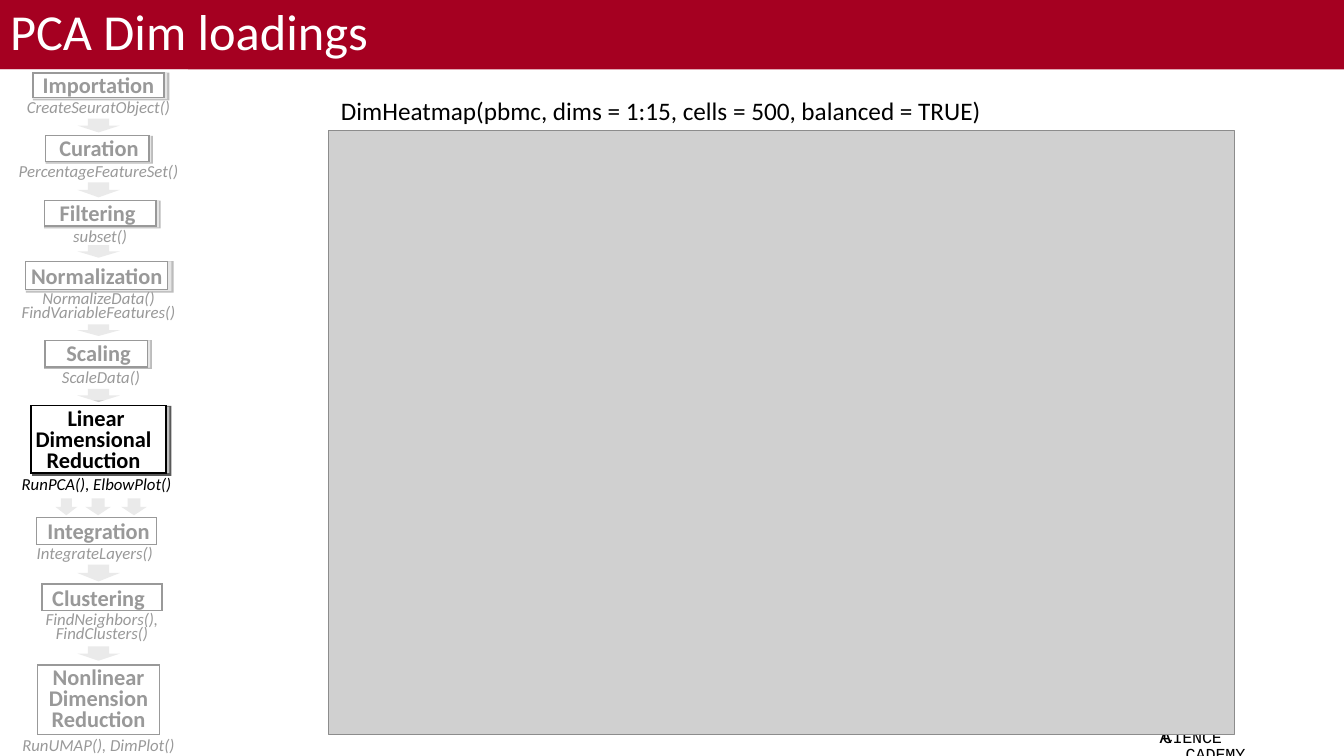
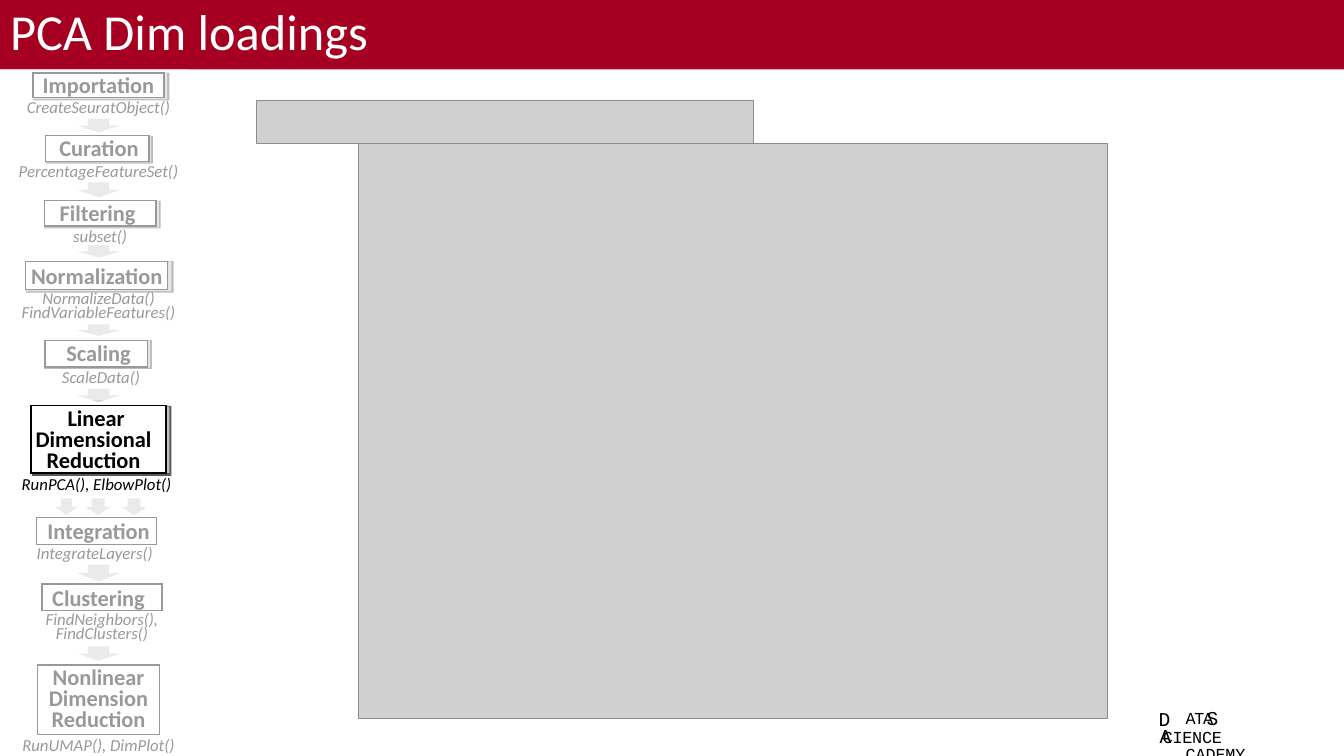
Before and after one commit to bacorli2/scrna_workshop, a slide deck: slide 14 of M5_Seurat_DGE_and_Exploratory/M5_Seurat_DGE_Exploratory.pptx. Drawn at 1344x756 pixels with LibreOffice and Linux fonts; fonts in the diff are those of the drawing; grey boxes stand for pictures; background and template pictures are left out. Boxes give left, top, right and bottom in pixels: in the first picture for what was removed or moved away, otherwise in the second. Text is boxed around its words. In the diff, an @@ line names an element or a change of style, - is before the commit and + after.

```diff
--- a/M5_Seurat_DGE_and_Exploratory/M5_Seurat_DGE_Exploratory.pptx
+++ b/M5_Seurat_DGE_and_Exploratory/M5_Seurat_DGE_Exploratory.pptx
@@ picture added at (256,101,753,144) @@
@@ text removed at (341,101,980,124) @@
-DimHeatmap(pbmc, dims = 1:15, cells = 500, balanced = TRUE)
@@ picture: place and size @@
-picture at (329,131,1235,735)
+picture at (359,144,1108,719)
```
Also in this commit, not shown: 7 other slides changed, 1 other file.
